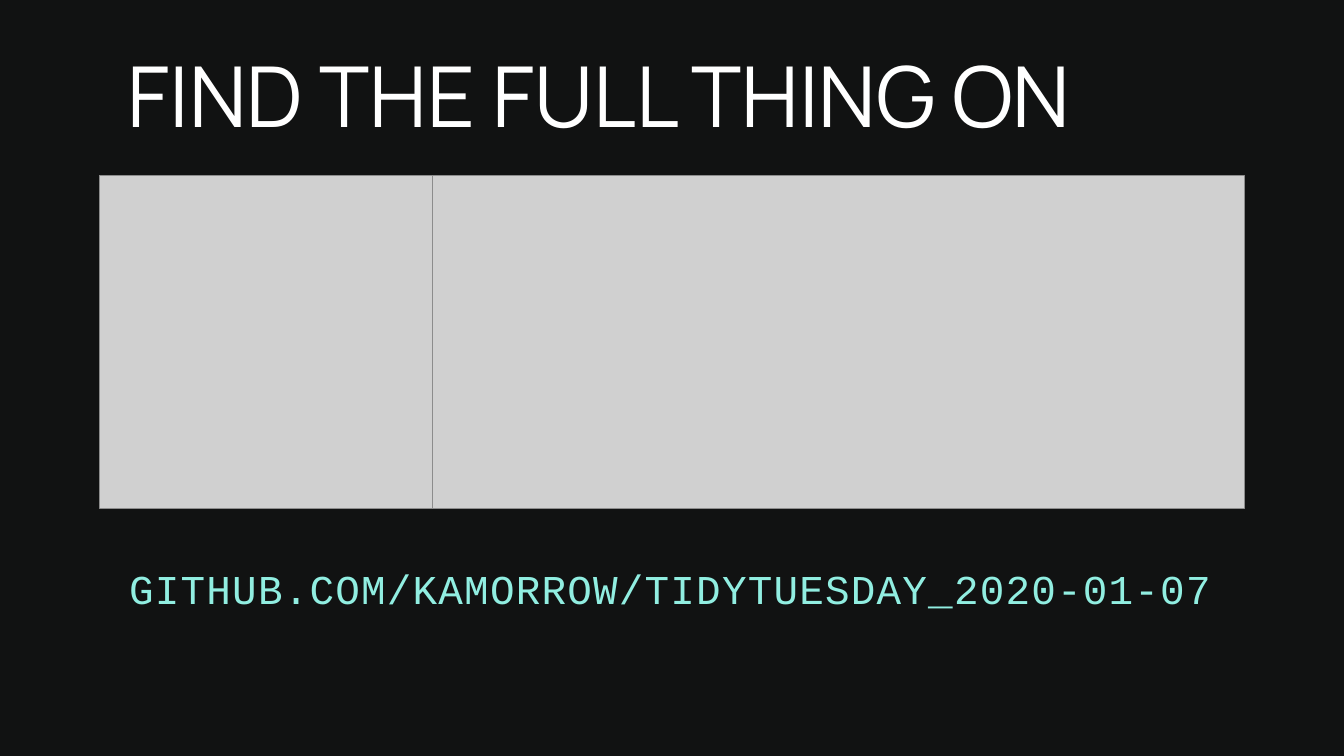
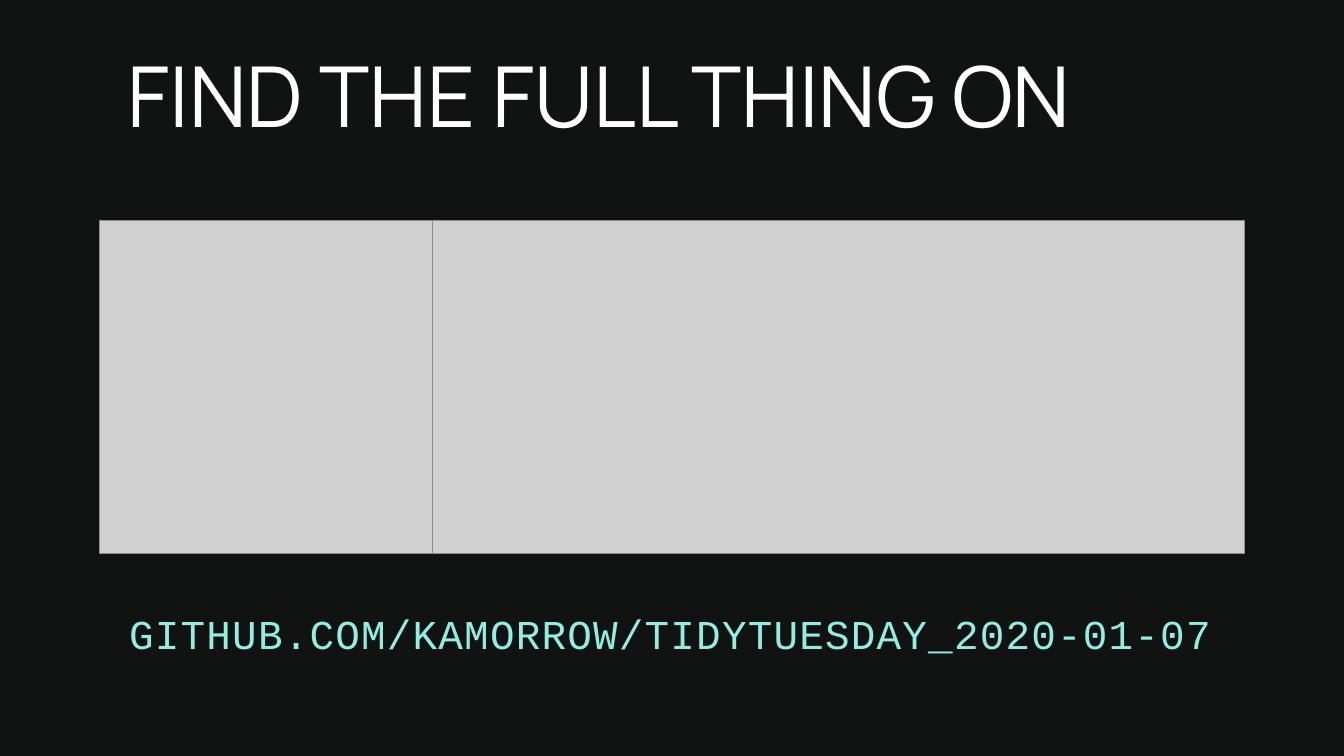
Before and after one commit to kamorrow/Loops-and-Plots-Tutorial-with-Climate-Data, a slide deck: slide 27 of Loops_and_Plots_Presentation/Loops_and_Plots.pptx. Drawn at 1344x756 pixels with LibreOffice and Linux fonts; fonts in the diff are those of the drawing; grey boxes stand for pictures. Boxes give left, top, right and bottom in pixels: in the first picture for what was removed or moved away, otherwise in the second. Text is boxed around its words. In the diff, an @@ line names an element or a change of style, - is before the commit and + after.

```diff
--- a/Loops_and_Plots_Presentation/Loops_and_Plots.pptx
+++ b/Loops_and_Plots_Presentation/Loops_and_Plots.pptx
@@ 2 pictures, 1 text, 1 rectangle moved together from (x1=89, y1=175, x2=1245, y2=619) to (x1=89, y1=220, x2=1245, y2=664) @@
```
Also in this commit, not shown: 6 other slides changed, 1 other file.
